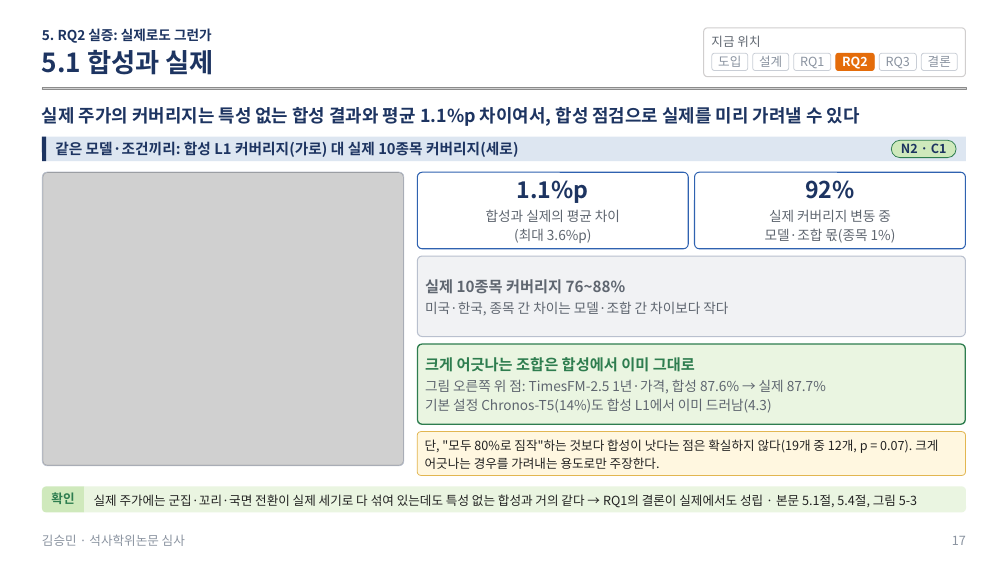
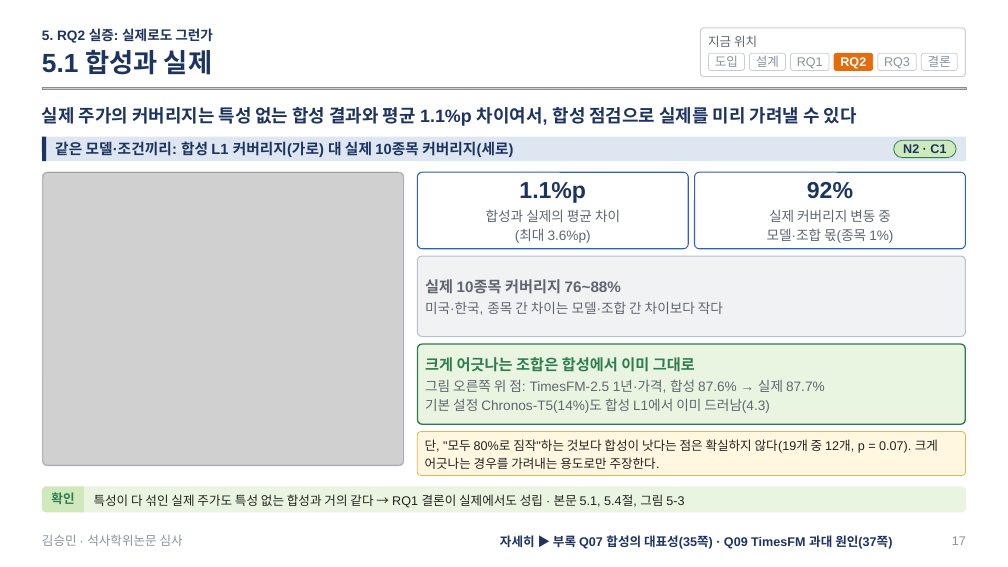
Before and after one commit to sapzzil/Master-thesis, a slide deck: slide 17 of 05_논문작성/석사학위논문 심사 발표.pptx. Drawn at 1008x567 pixels with LibreOffice and Linux fonts; fonts in the diff are those of the drawing; grey boxes stand for pictures. Boxes give left, top, right and bottom in pixels: in the first picture for what was removed or moved away, otherwise in the second. Text is boxed around its words. In the diff, an @@ line names an element or a change of style, - is before the commit and + after.

```diff
--- a/05_논문작성/석사학위논문 심사 발표.pptx
+++ b/05_논문작성/석사학위논문 심사 발표.pptx
@@ rounded rectangle: place and size @@
-rounded rectangle at (704,28,966,77)
+rounded rectangle at (700,28,966,77)
@@ rounded rectangle "도입": place and size @@
-rounded rectangle "도입" at (712,53,749,70)
+rounded rectangle "도입" at (709,53,745,70)
@@ rounded rectangle "설계": place and size @@
-rounded rectangle "설계" at (753,53,789,70)
+rounded rectangle "설계" at (749,53,786,70)
@@ freeform shape "N2 · C1" at (894,141,957,158): font Noto Sans CJK KR to Arial; outline redrawn @@
@@ text in freeform shape at (94,494,684,508): text changed; font Noto Sans CJK KR to Arial @@
-실제 주가에는 군집·꼬리·국면 전환이 실제 세기로 다 섞여 있는데도 특성 없는 합성과 거의 같다 → RQ1의 결론이 실제에서도 성립 · 본문 5.1절, 5.4절, 그림 5-3
+특성이 다 섞인 실제 주가도 특성 없는 합성과 거의 같다 → RQ1 결론이 실제에서도 성립 · 본문 5.1, 5.4절, 그림 5-3
@@ font Noto Sans CJK KR to Arial in 20 elements at (42,107,857,126), (519,182,586,203), (486,209,620,243), (807,182,853,198), (767,209,893,243), (425,279,621,294), (425,301,723,315), (425,379,825,413), (417,432,966,476), (952,536,966,545), (55,141,513,157), (834,53,873,70), (708,35,757,47), (709,53,745,70), (749,53,786,70), (878,53,917,70), (791,53,830,70), (42,49,212,75), (42,28,213,43), (42,534,183,546) @@
@@ text added at (500,535,892,549), 12 pt, text #1D3461, bold @@
+자세히 ▶ 부록 Q07 합성의 대표성(35쪽) · Q09 TimesFM 과대 원인(37쪽)
```
Also in this commit, not shown: 26 other slides changed, 16 slides added, 1 other file.
